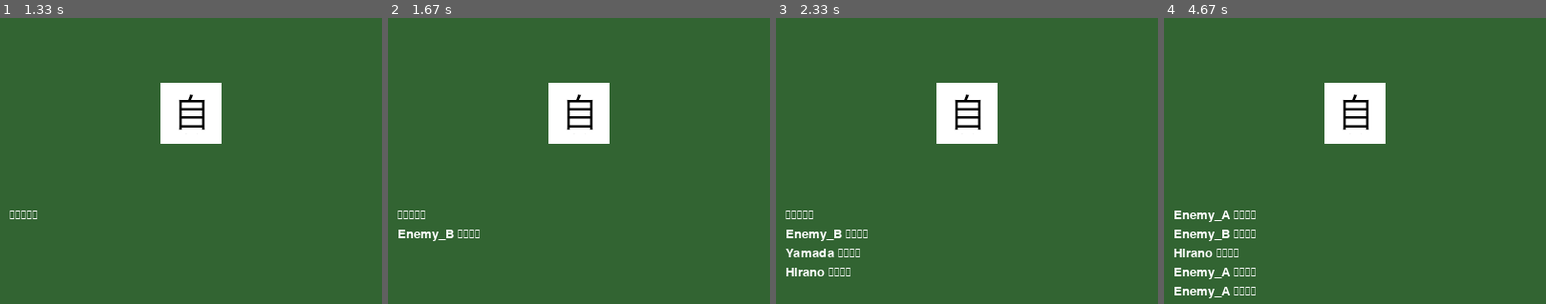
Above: before the commit, frames 1-4 (left to right).
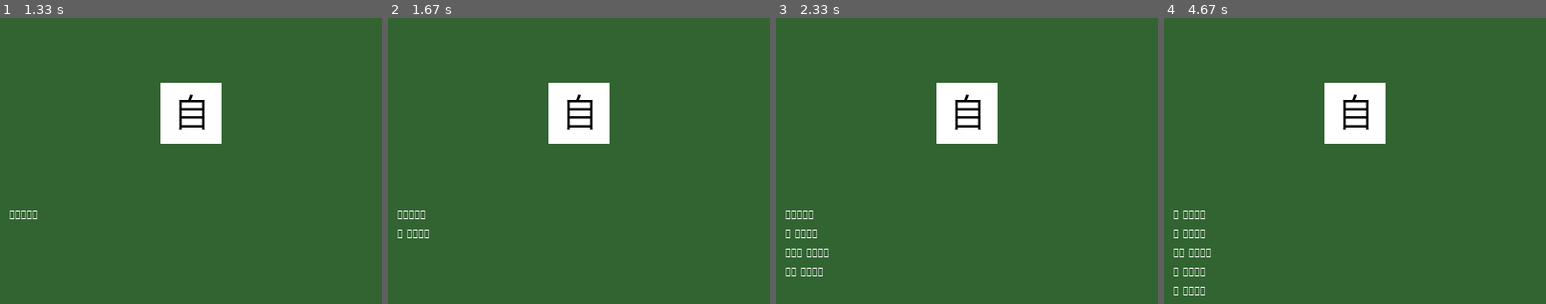
Above: after the commit, the same moments.

Repository: TakazumiHirano/pygame_fightermanaging
Game: pygame game, started from main.py
The game is run twice, just before and just after one commit, with the same random seed, the same clock (stepped at 60 frames per second) and the same inputs.
Inputs (mouse positions are % of the whole screen's width and height, from its top left):
- Up to frame 1 (1.33 s): click (82, 47) at 0.38 s; tap Enter at 0.67 s; click (37, 57) at 1.05 s
- Up to frame 2 (1.67 s): click (76, 66) at 1.38 s
- Up to frame 3 (2.33 s): click (82, 16) at 1.72 s; click (22, 66) at 2.05 s
- Up to frame 4 (4.67 s): click (32, 86) at 2.38 s; click (58, 75) at 2.72 s; click (41, 60) at 3.05 s; click (16, 20) at 3.38 s; click (48, 62) at 3.72 s; click (86, 19) at 4.05 s; click (14, 57) at 4.38 s
The pictures show only the part of the screen within x 0-50%, y 50-100%; the shares and areas given below are measured in that part.

Frame 1 is identical in both runs. In frame 2, 0.4% of the frame differs, in the area x 2-24%, y 74-78%; in frame 3, 1.0%; in frame 4, 1.8%, in the area x 2-24%, y 67-98%.

Commit message:
キャラクター設定.jsonから参照できるように修正

Diff:
--- /dev/null
+++ b/data/master_data/characters.json
@@ -0,0 +1,30 @@
+{
+    "warrior": {
+        "name": "戦士",
+        "image_label": "ally.png",
+        "agi": 12,
+        "str": 15,
+        "vit": 18,
+        "traits": ["戦闘狂"],
+        "loyalty": 50
+    },
+    "mage": {
+        "name": "魔術師",
+        "image_label": "ally.png",
+        "agi": 8,
+        "str": 5,
+        "vit": 10,
+        "traits": ["臆病"],
+        "loyalty": 70
+    },
+    "enemy":{
+        "name": "敵",
+        "image_label": "enemy.png",
+        "agi": 8,
+        "str": 5,
+        "vit": 10,
+        "traits": ["敵"],
+        "loyalty": 70
+
+    }
+}
--- a/src/engine/scene_base.py
+++ b/src/engine/scene_base.py
@@ -1,10 +1,12 @@
 import pygame
+
 
 class SceneBase:
     """すべての画面の親となるクラス"""
 
-    def __init__(self, controller):
+    def __init__(self, controller, data_manager):
         self.controller = controller
+        self.data_manager = data_manager
 
     def update(self):
         pass
--- a/src/engine/scene_manager.py
+++ b/src/engine/scene_manager.py
@@ -1,10 +1,14 @@
 # 自分のフォルダ内にある scene_base をインポート
 from .scene_base import SceneBase
+from src.models.data_manager import DataManager
+
 
 class SceneController:
     """シーンの登録と遷移を管理するコントローラ"""
 
     def __init__(self):
+        self.data_manager = DataManager()
+
         self.scenes_registry = {}  # "title": TitleScene のような辞書
         self.current_scene = None
         self.current_scene_name = None  # 現在のシーン名を保持
@@ -40,7 +44,8 @@
             scene_class = self.scenes_registry[name]
             # 新しいシーンをインスタンス化（controllerを自分自身として渡す）
             self.current_scene_name = name
-            self.current_scene = scene_class(self, **kwargs)
+            # ★インスタンス化する際、data_managerも一緒に渡すようにする
+            self.current_scene = scene_class(self, self.data_manager, **kwargs)
         else:
             print(f"Error: Scene '{name}' is not registered.")
 
--- a/src/models/character.py
+++ b/src/models/character.py
@@ -1,15 +1,28 @@
+import os
 import pygame
 
+
 class Character(pygame.sprite.Sprite):
-    def __init__(self, name, image_path, side, pos):
+    def __init__(self, char_id, data_manager, side, pos):
         super().__init__()
-        # 画像の読み込み
+        # データマネージャーから設定を取得
+        params = data_manager.get_character_params(char_id)
+
+        self.name = params.get("name", "Unknown")
+        self.agi = params.get("agi", 10)  # AGIを読み出し
+        self.str = params.get("str", 10)
+        self.vit = params.get("vit", 10)
+        self.traits = params.get("traits", [])  # 個性[cite: 1]
+        self.loyalty = params.get("loyalty", 50)  # 忠誠度[cite: 1]
+
+        # 画像の読み込み（パスを組み立てる）
+        image_name = params.get("image_label", "default.png")
+        image_path = os.path.join("assets", "images", image_name)
         self.image = pygame.image.load(image_path).convert_alpha()
         # 画像サイズを調整（例：64x64）
         self.image = pygame.transform.scale(self.image, (64, 64))
 
         self.rect = self.image.get_rect(center=pos)
-        self.name = name
         self.side = side  # "ally" or "enemy"
 
         # 仕様書に基づく基礎能力値の例
--- /dev/null
+++ b/src/models/data_manager.py
@@ -0,0 +1,30 @@
+import json
+import os
+
+
+class DataManager:
+    def __init__(self):
+        self.character_data = {}
+
+        # このファイルの場所を基準に、プロジェクトのルートディレクトリを特定する
+        # src/models/data_manager.py から見て 2つ上の階層がルート
+        self.base_dir = os.path.dirname(
+            os.path.dirname(os.path.dirname(__file__)))
+
+        self.load_all_data()
+
+    def load_all_data(self):
+        """JSONファイルを読み込む"""
+        # ルートディレクトリからの絶対パスを組み立てる
+        path = os.path.join(self.base_dir, "data",
+                            "master_data", "characters.json")
+
+        try:
+            with open(path, "r", encoding="utf-8") as f:
+                self.character_data = json.load(f)
+        except FileNotFoundError:
+            print(f"Error: {path} が見つかりません。")
+
+    def get_character_params(self, char_id):
+        """特定のキャラクターのパラメータを返す"""
+        return self.character_data.get(char_id, {})
--- a/src/scenes/__init__.py
+++ b/src/scenes/__init__.py
@@ -3,6 +3,7 @@
 # エンジンから基底クラスを連れてくる
 from src.engine.scene_base import SceneBase
 from src.engine.battle_engine import BattleEngine
+from src.models.data_manager import DataManager
 
 from src.models import Character
 
--- a/src/scenes/battle_scene.py
+++ b/src/scenes/battle_scene.py
@@ -1,12 +1,13 @@
 import pygame
 import time
-from . import SceneBase,Character,BattleEngine
+from . import SceneBase, Character, BattleEngine
 from config.settings import *
 
+
 class BattleScene(SceneBase):
-    def __init__(self, controller):
+    def __init__(self, controller, data_manager):
         # 親クラスの SceneBase に controller を渡して初期化
-        super().__init__(controller)
+        super().__init__(controller, data_manager)
         self.allies = []
         self.enemies = []
         self.setup_characters()
@@ -17,13 +18,20 @@
 
     def setup_characters(self):
         """キャラクターの初期配置[cite: 1]"""
-        # 左側（自陣）に2体配置
-        self.allies.append(Character("Hirano", "assets/images/ally.png", "ally", (200, 200)))
-        self.allies.append(Character("Yamada", "assets/images/ally.png", "ally", (200, 400)))
+        # self.dm = DataManager()
+
+        # 左側（自陣）に2体配置# 「warrior」というIDを指定して生成
+        self.allies.append(
+            Character("warrior", self.data_manager, "ally", (200, 200)))
+        # 「mage」というIDを指定して生成
+        self.allies.append(
+            Character("mage", self.data_manager, "ally", (200, 400)))
 
         # 右側（敵陣）に2体配置
-        self.enemies.append(Character("Enemy_A", "assets/images/enemy.png", "enemy", (600, 200)))
-        self.enemies.append(Character("Enemy_B", "assets/images/enemy.png", "enemy", (600, 400)))
+        self.enemies.append(
+            Character("enemy", self.data_manager, "enemy", (600, 200)))
+        self.enemies.append(
+            Character("enemy", self.data_manager, "enemy", (600, 400)))
 
     def update(self):
         # サンプルとして、一定間隔で自動で行動が進むようにする
@@ -46,10 +54,10 @@
         for char in self.allies + self.enemies:
             char.draw(screen)
 
-        super().draw(screen) # キャラの描画
+        super().draw(screen)  # キャラの描画
         # 簡易ログの表示
         font = pygame.font.SysFont("notosanscjp", 20)
-        for i, log in enumerate(self.battle_logs[-5:]): # 直近5件を表示
+        for i, log in enumerate(self.battle_logs[-5:]):  # 直近5件を表示
             text = font.render(log, True, (255, 255, 255))
             screen.blit(text, (10, 500 + i * 20))
 
--- a/src/scenes/settings_scene.py
+++ b/src/scenes/settings_scene.py
@@ -4,9 +4,9 @@
 
 
 class SettingsScene(SceneBase):
-    def __init__(self, controller):
+    def __init__(self, controller, data_manager):
         # 親クラスの SceneBase に controller を渡して初期化
-        super().__init__(controller)
+        super().__init__(controller, data_manager)
 
     def draw(self, screen):
         screen.fill((50, 50, 50))  # グレー
--- a/src/scenes/title_scene.py
+++ b/src/scenes/title_scene.py
@@ -4,9 +4,9 @@
 
 
 class TitleScene(SceneBase):
-    def __init__(self, controller):
+    def __init__(self, controller, data_manager):
         # 親クラスの SceneBase に controller を渡して初期化
-        super().__init__(controller)
+        super().__init__(controller, data_manager)
 
     def draw(self, screen):
         screen.fill((30, 30, 50))  # 濃い紺
